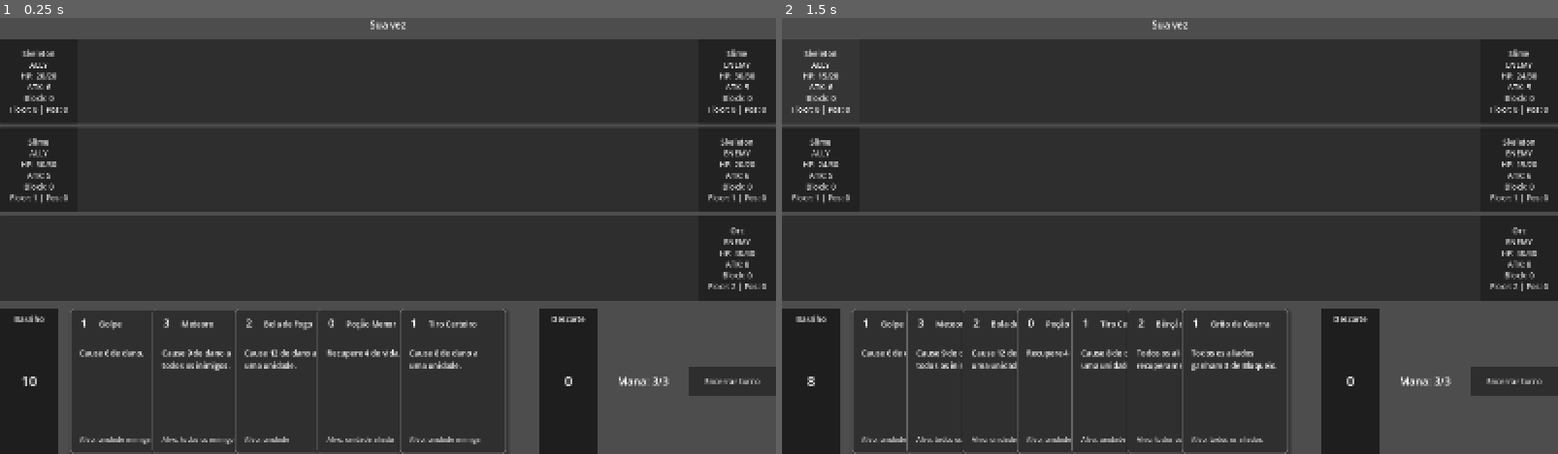
Above: before the commit, frames 1-2 (left to right).
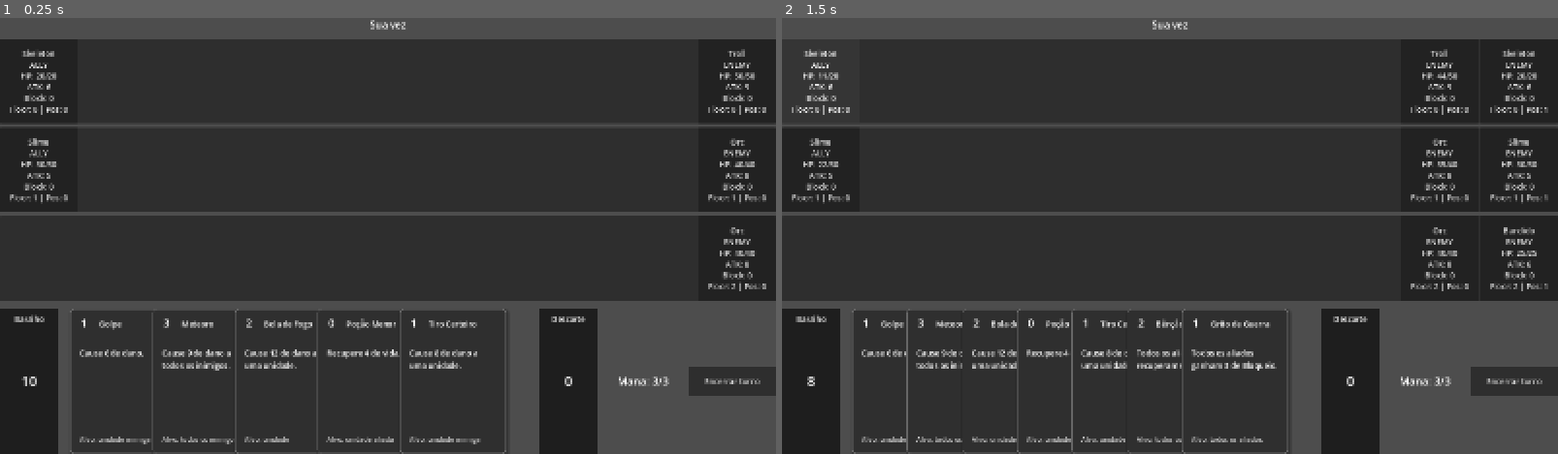
Above: after the commit, the same moments.

Repository: felippe-miguel/be-card
Game: Godot game, scene res://scenes/game.tscn
Same seed, same stepped clock (60 frames per second), same inputs: the game is played once before the commit and once after it.
Inputs (mouse positions are in pixels of both pictures, inside the frame that each line leads up to):
- Up to frame 1 (0.25 s): no input
- Up to frame 2 (1.5 s): click "Encerrar turno" at 0.5 s; click (820, 83) at 1.25 s, where only the run before the commit has a clickable "Skeleton ALLY HP: 15/20 ATK: …"

The runs differ from the first frame. In frame 1, less than 0.1% of the frame differs, in the area x 92-97%, y 7-37%; in frame 2, 0.8%, in the area x 5-99%, y 7-63%.

Commit message:
feat(combate): adiciona spawner automatico de inimigos
Novo EnemySpawner (owned by Game): nos primeiros MAX_SPAWN_TURNS turnos
(3), spawna um inimigo aleatorio por andar com espaco livre, sorteado
de ENEMY_POOL. Dragao fica fora do pool aleatorio -- reservado como
spawn especial/chefe. Com andares de 3 slots, 3 turnos de spawn enchem
cada andar por completo, nao por coincidencia.

Novo GameState.State.SPAWN_PHASE. Game.current_turn (1-indexado) e
Game.spawn_enemies_if_needed() rodam a onda de spawn uma vez no inicio
da batalha (antes da mao inicial) e de novo ao fim de cada turno, ate
a janela de spawn acabar.

test_battle.json nao pre-posiciona mais inimigos -- so define os
aliados iniciais do jogador (removendo os aliados tambem faria
BattleState.is_defeat() disparar derrota imediata, entao ficam).

Adiciona 5 tipos de unidade novos para variar o pool de spawn: goblin,
wolf (Lobo), bat (Morcego), troll, bandit (Bandido).

Documenta o fluxo em AGENTS.md e docs/ARCHITECTURE.md.

Diff:
--- a/data/battles/test_battle.json
+++ b/data/battles/test_battle.json
@@ -2,10 +2,6 @@
   "floors": [
     {
       "units": [
-        {
-          "id": "slime",
-          "faction": "enemy"
-        },
         {
           "id": "skeleton",
           "faction": "ally"
@@ -15,22 +11,13 @@
     {
       "units": [
         {
-          "id": "skeleton",
-          "faction": "enemy"
-        },
-        {
           "id": "slime",
           "faction": "ally"
         }
       ]
     },
     {
-      "units": [
-        {
-          "id": "orc",
-          "faction": "enemy"
-        }
-      ]
+      "units": []
     }
   ]
 }
--- /dev/null
+++ b/data/units/bandit.json
@@ -0,0 +1,6 @@
+{
+  "id": "bandit",
+  "name": "Bandido",
+  "max_hp": 25,
+  "attack": 6
+}
--- /dev/null
+++ b/data/units/bat.json
@@ -0,0 +1,6 @@
+{
+  "id": "bat",
+  "name": "Morcego",
+  "max_hp": 12,
+  "attack": 5
+}
--- /dev/null
+++ b/data/units/goblin.json
@@ -0,0 +1,6 @@
+{
+  "id": "goblin",
+  "name": "Goblin",
+  "max_hp": 15,
+  "attack": 4
+}
--- /dev/null
+++ b/data/units/troll.json
@@ -0,0 +1,6 @@
+{
+  "id": "troll",
+  "name": "Troll",
+  "max_hp": 50,
+  "attack": 9
+}
--- /dev/null
+++ b/data/units/wolf.json
@@ -0,0 +1,6 @@
+{
+  "id": "wolf",
+  "name": "Lobo",
+  "max_hp": 22,
+  "attack": 7
+}
--- /dev/null
+++ b/scripts/enemy_spawner.gd
@@ -0,0 +1,43 @@
+class_name EnemySpawner
+extends RefCounted
+
+## Spawna inimigos automaticamente nos primeiros turnos da batalha: um
+## inimigo por andar (se houver espaço), sorteado de um pool fixo. Depois
+## de MAX_SPAWN_TURNS turnos, spawn_wave() não faz mais nada.
+
+const MAX_SPAWN_TURNS = 3
+
+## Dragão fica de fora do pool aleatório por enquanto — é forte demais
+## para um spawn comum; reservado para um futuro spawn especial/chefe.
+const ENEMY_POOL: Array[String] = [
+	"slime", "skeleton", "orc", "goblin", "wolf", "bat", "troll", "bandit"
+]
+
+var battle_state: BattleState
+
+func _init(state: BattleState) -> void:
+	battle_state = state
+
+func should_spawn(turn_number: int) -> bool:
+	return turn_number <= MAX_SPAWN_TURNS
+
+func spawn_wave(turn_number: int) -> void:
+	if not should_spawn(turn_number):
+		return
+
+	print("Spawn de inimigos - turno ", turn_number)
+
+	for battle_floor in battle_state.battlefield.floors:
+		spawn_on_floor(battle_floor)
+
+func spawn_on_floor(battle_floor: BattleFloor) -> void:
+	if not battle_floor.can_add_unit(Unit.Faction.ENEMY):
+		return
+
+	var unit_id = ENEMY_POOL[randi() % ENEMY_POOL.size()]
+	var unit = battle_state.create_unit(unit_id, Unit.Faction.ENEMY)
+
+	if unit == null:
+		return
+
+	battle_floor.add_unit(unit)
--- a/scripts/game.gd
+++ b/scripts/game.gd
@@ -18,8 +18,13 @@
 var game_state: GameState
 var deck: Deck
 var mana: Mana
+var enemy_spawner: EnemySpawner
 
 var pending_card: Card = null
+
+## Turno atual (1-indexado). Avança a cada vez que o combate automático
+## termina e o jogo volta para PLAYER_ACTION.
+var current_turn: int = 1
 
 const STARTING_HAND_SIZE = 5
 const CARDS_DRAWN_PER_TURN = 2
@@ -41,6 +46,7 @@
 	GameState.State.TARGETING_FLOOR: "Escolha um andar",
 	GameState.State.TARGETING_POSITION: "Escolha uma posição",
 	GameState.State.COMBAT_PHASE: "Fase de combate...",
+	GameState.State.SPAWN_PHASE: "Invocando inimigos...",
 	GameState.State.BATTLE_OVER: "Batalha encerrada"
 }
 
@@ -58,6 +64,7 @@
 
 	battle_state = BattleState.new(battle_definition, unit_database)
 	effect_system = EffectSystem.new(battle_state)
+	enemy_spawner = EnemySpawner.new(battle_state)
 
 	game_state = GameState.new()
 	game_state.changed.connect(_on_game_state_changed)
@@ -65,6 +72,9 @@
 
 	setup_units()
 
+	spawn_enemies_if_needed()
+	game_state.change_to(GameState.State.PLAYER_ACTION)
+
 	var all_cards: Array[CardData] = []
 
 	for card_id in card_database.cards:
@@ -95,10 +105,26 @@
 	if check_battle_result():
 		return
 
+	current_turn += 1
+
+	spawn_enemies_if_needed()
 	game_state.change_to(GameState.State.PLAYER_ACTION)
 
 	mana.refill()
 	deck.draw(CARDS_DRAWN_PER_TURN)
+
+## Passa pela fase de spawn (EnemySpawner.MAX_SPAWN_TURNS primeiros
+## turnos) se ainda estiver dentro da janela de spawn; do contrário não
+## faz nada. Não volta para PLAYER_ACTION sozinha — quem chama decide
+## isso, para funcionar tanto no início da batalha quanto ao fim de um
+## turno.
+func spawn_enemies_if_needed() -> void:
+	if not enemy_spawner.should_spawn(current_turn):
+		return
+
+	game_state.change_to(GameState.State.SPAWN_PHASE)
+
+	enemy_spawner.spawn_wave(current_turn)
 
 ## Verifica se a batalha terminou e, se sim, encerra a partida. Retorna
 ## true quando a batalha acabou, para os chamadores pularem a volta ao
--- a/scripts/game_state.gd
+++ b/scripts/game_state.gd
@@ -9,6 +9,7 @@
 	TARGETING_FLOOR,
 	TARGETING_POSITION,
 	COMBAT_PHASE,
+	SPAWN_PHASE,
 	BATTLE_OVER
 }
 
Not shown, added: scripts/enemy_spawner.gd.uid
Not shown, changed: AGENTS.md
Not shown, changed: docs/ARCHITECTURE.md
